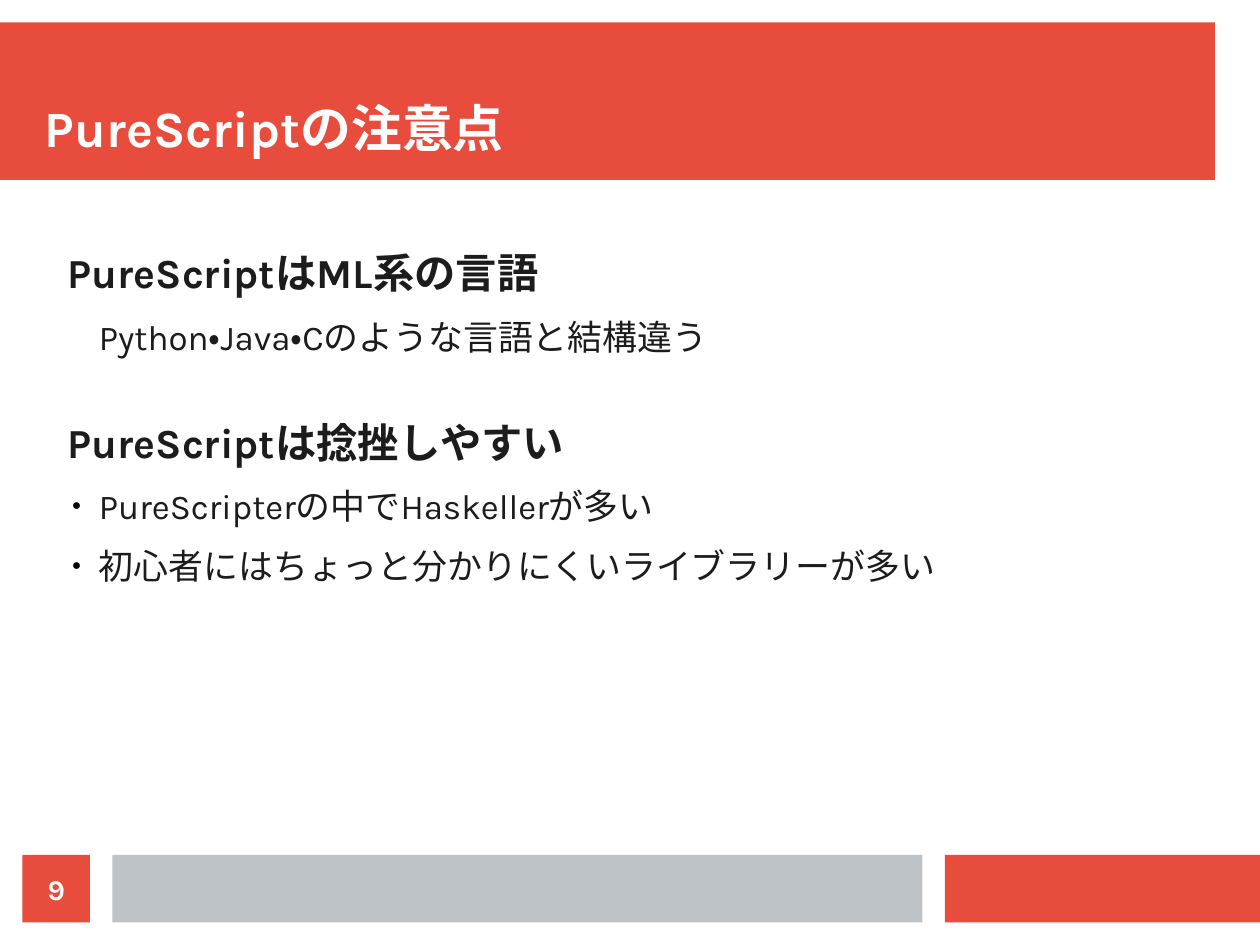
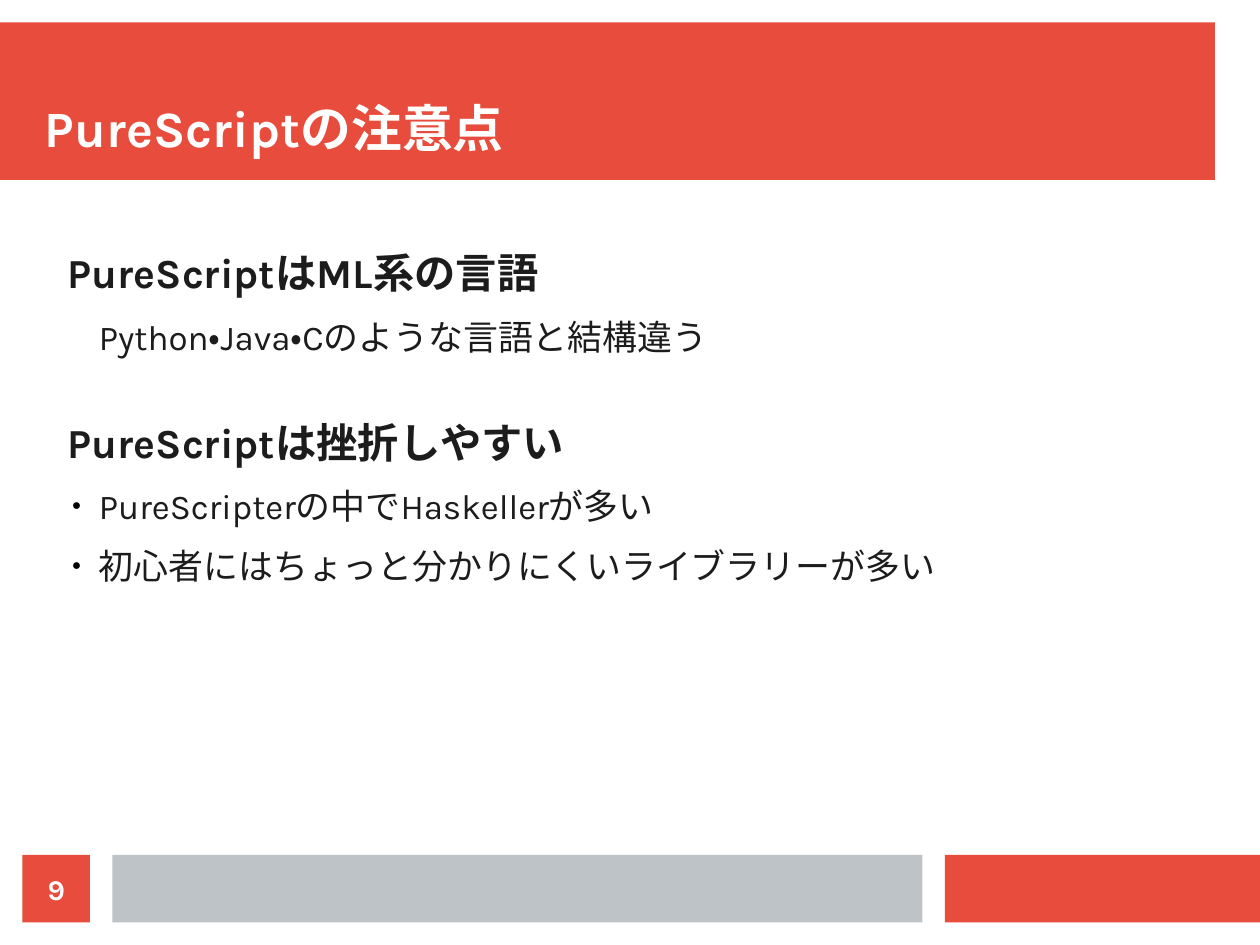
Before and after one commit to cdepillabout/purescript-community-presentation, a slide deck: slide 9 of purescript-community.odp. Drawn at 1260x945 pixels with LibreOffice and Linux fonts; fonts in the diff are those of the drawing. Boxes give left, top, right and bottom in pixels: in the first picture for what was removed or moved away, otherwise in the second. Text is boxed around its words. In the diff, an @@ line names an element or a change of style, - is before the commit and + after.

```diff
--- a/purescript-community.odp
+++ b/purescript-community.odp
@@ text at <box>68,423,564,468</box>: text changed @@
-PureScriptは捻挫しやすい
+PureScriptは挫折しやすい
```
Also in this commit, not shown: 3 other slides changed, 2 slides added, 1 other file.
